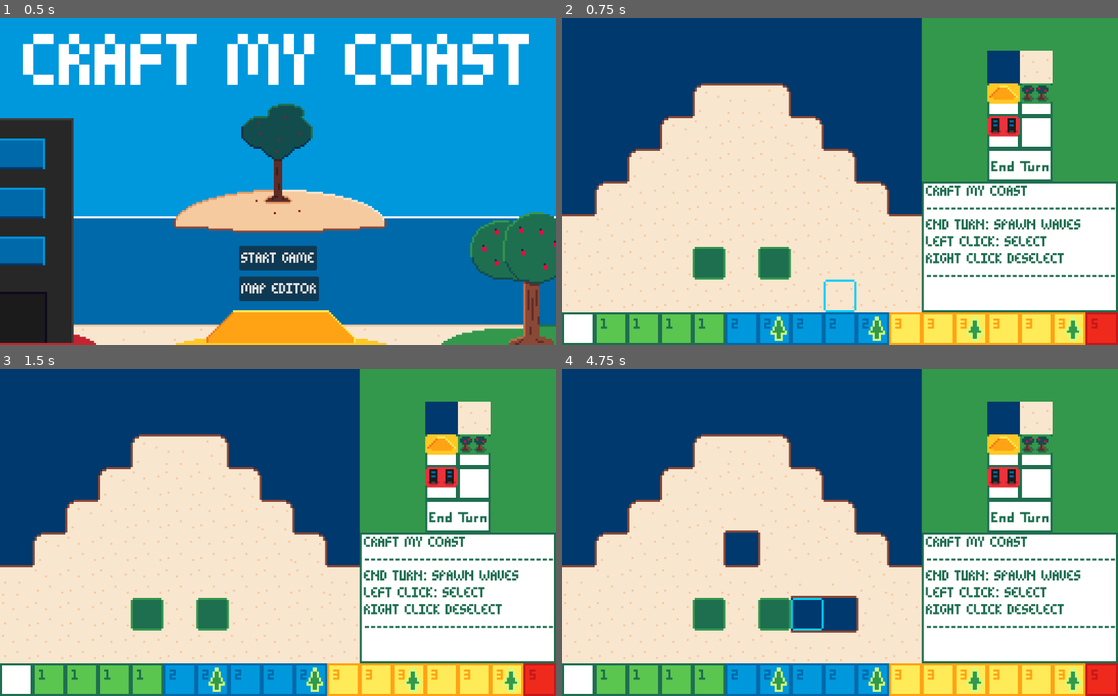
Above: before the commit, frames 1-4 (two rows, left to right).
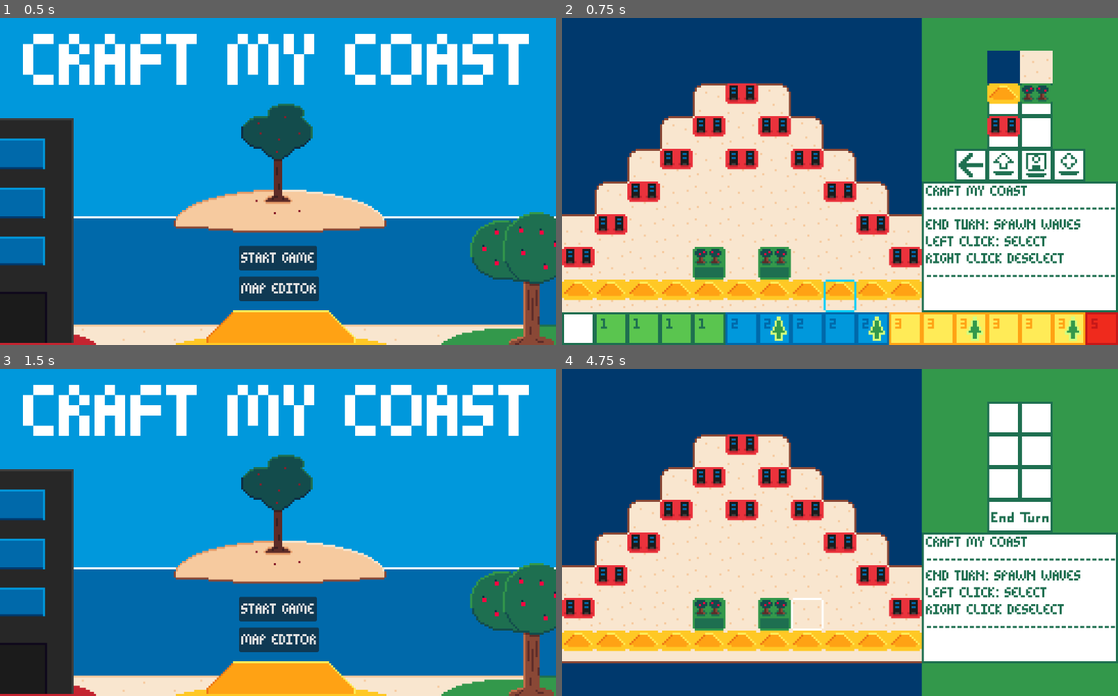
Above: after the commit, the same moments.

Repository: findeevy/CraftMyShore
Game: Godot game, scene res://main_menu.tscn
Same seed, same stepped clock (60 frames per second), same inputs: the game is played once before the commit and once after it.
Inputs (mouse positions are in pixels of both pictures, inside the frame that each line leads up to):
- Up to frame 1 (0.5 s): no input
- Up to frame 2 (0.75 s): click "MAP EDITOR" at 0.5 s
- Up to frame 3 (1.5 s): tap Enter at 1.25 s; move the mouse to (400, 516) at 1.27 s; click (400, 516) at 1.35 s
- Up to frame 4 (4.75 s): right-click (962, 516) at 1.55 s; click (840, 607) at 2 s, where only the run after the commit has a clickable "START GAME"; tap Space at 2.75, 4.25 s; move the mouse to (728, 548) at 2.77 s; right-click (728, 548) at 2.85 s; click (728, 548) at 3.05 s; tap Enter at 3.5 s; move the mouse to (895, 460) at 3.52 s; click (895, 460) at 3.6 s; right-click (895, 460) at 3.8 s; move the mouse to (812, 597) at 4.27 s; right-click (812, 597) at 4.35 s; click (812, 597) at 4.55 s

Frame 1 is identical in both runs. In frame 2, 10% of the frame differs, in the area x 0-95%, y 20-87%; in frame 3, 99%, in the area x 0-100%, y 0-100%; in frame 4, 24%.
Error before the commit: Invalid access of index '0' on a base object of type: 'Array'. (res://Scenes/Render.gd:114)

Commit message:
Added Saving and Loading

Diff:
--- /dev/null
+++ b/Scenes/FileDialog.gd
@@ -0,0 +1,23 @@
+extends FileDialog
+
+
+# Called when the node enters the scene tree for the first time.
+func _ready():
+	pass # Replace with function body.
+
+
+# Called every frame. 'delta' is the elapsed time since the previous frame.
+func _process(delta):
+	pass
+
+
+func _on_map_editor_save_map_file():
+	self.set_filters(PackedStringArray(["*.dat ; CMS Maps"]))
+	self.current_file="new_map"
+	self.visible = true;
+
+
+func _on_file_selected(path):
+	var f = FileAccess.open(path, FileAccess.WRITE)
+	f.seek(0)
+	f.store_string(Controller.export_string)
--- /dev/null
+++ b/Scenes/LoadDialog.gd
@@ -0,0 +1,13 @@
+extends FileDialog
+
+signal finalize_load
+
+func _on_map_editor_load_map_file():
+	self.set_filters(PackedStringArray(["*.dat ; CMS Maps"]))
+	self.current_file="new_map"
+	self.visible = true;
+
+
+func _on_file_selected(path):
+	Controller.loaded_file=path
+	finalize_load.emit()
--- a/Scenes/Render.gd
+++ b/Scenes/Render.gd
@@ -29,7 +29,6 @@
 		Controller.mouse_tile_hover = local_to_map(mouse_position)
 		if get_tree().current_scene.name == "map_editor":
 			render_inventory()
-			print("!")
 		else:
 			render_ap_crafter()
 
@@ -79,6 +78,10 @@
 	set_cell(4, Vector2i(Controller.ap_start_c, Controller.ap_start_r+1), 0,  Vector2i(0,3))
 	set_cell(4, Vector2i(Controller.ap_start_c+1, Controller.ap_start_r+1), 0,  Vector2i(0,1))
 	set_cell(4, Vector2i(Controller.ap_start_c, Controller.ap_start_r+2), 0,  Vector2i(0,2))
+	set_cell(4, Vector2i(Controller.ap_start_c-1, Controller.ap_start_r+3), 0,  Vector2i(0,27))
+	set_cell(4, Vector2i(Controller.ap_start_c, Controller.ap_start_r+3), 0,  Vector2i(2,15))
+	set_cell(4, Vector2i(Controller.ap_start_c+1, Controller.ap_start_r+3), 0,  Vector2i(2,14))
+	set_cell(4, Vector2i(Controller.ap_start_c+2, Controller.ap_start_r+3), 0,  Vector2i(2,16))
 
 func render_ap_crafter():
 	Controller.fill_ap_craft_indicator()
--- a/Scenes/map_editor.gd
+++ b/Scenes/map_editor.gd
@@ -2,6 +2,8 @@
 
 signal render_background
 signal render
+signal save_map_file
+signal load_map_file
 
 @onready var city_flooder = preload("res://city_animated_sprite.tscn")
 @onready var tree_flooder = preload("res://tree_animated_sprite.tscn")
@@ -15,6 +17,11 @@
 	pass
 
 func _input(event):
+	if Input.is_action_just_pressed("Right Click"):
+		if Controller.mouse_tile_position.y == Controller.board_height and Controller.mouse_tile_position.x <= Controller.tick_array.size():
+			Controller.tick_array[Controller.mouse_tile_position.x] = -1*(Controller.tick_array[Controller.mouse_tile_position.x])
+			render.emit()
+			render_background.emit()
 	if Input.is_action_just_pressed("Click"):
 		if Controller.mouse_tile_position.x < Controller.board_length and Controller.mouse_tile_position.y < Controller.board_height:
 			map_cycle()
@@ -29,6 +36,55 @@
 			Controller.selected_tile="t"
 		elif Controller.mouse_tile_position==Vector2i(Controller.ap_start_c+1,Controller.ap_start_r+1):
 			Controller.selected_tile="v"
+		elif Controller.mouse_tile_position==Vector2i(Controller.ap_start_c+2,Controller.ap_start_r+3):
+			for l in Controller.init_array:
+				l.fill(0)
+			for l in Controller.tile_array:
+				l.fill(0)
+			render.emit()
+			render_background.emit()
+		elif Controller.mouse_tile_position==Vector2i(Controller.ap_start_c-1,Controller.ap_start_r+3):
+			get_tree().change_scene_to_file("res://main_menu.tscn")
+		elif Controller.mouse_tile_position==Vector2i(Controller.ap_start_c+1,Controller.ap_start_r+3):
+			save_map()
+		elif Controller.mouse_tile_position==Vector2i(Controller.ap_start_c,Controller.ap_start_r+3):
+			load_map()
+		elif Controller.mouse_tile_position.y == Controller.board_height and Controller.mouse_tile_position.x <= Controller.tick_array.size():
+			Controller.tick_array[Controller.mouse_tile_position.x] = (Controller.tick_array[Controller.mouse_tile_position.x] + 1 ) % 6
+			print(Controller.tick_array[Controller.mouse_tile_position.x])
+			render.emit()
+			render_background.emit()
+
+func load_map():
+	load_map_file.emit()
+
+func save_map():
+	Controller.export_string=""
+	for i in Controller.init_array:
+		for j in i:
+			match j:
+					3:
+						Controller.export_string+="t"
+					2:
+						Controller.export_string+="c"
+					0:
+						Controller.export_string+="w"
+					4:
+						Controller.export_string+="v"
+					1:
+						Controller.export_string+="l"
+		Controller.export_string+=("\n")
+	Controller.export_string+=("gea: ")
+	for ki in Controller.tick_array.size():
+		var k = Controller.tick_array[ki]
+		if ki < Controller.tick_array.size()-1:
+			Controller.export_string+=str(k)+", "
+		else:
+			Controller.export_string+=str(k)
+	Controller.export_string+=("\n")
+	Controller.export_string+=Controller.pdf_string
+	save_map_file.emit()
+	print(Controller.export_string)
 
 func map_cycle():
 	match Controller.selected_tile:
@@ -52,38 +108,15 @@
 
 func load_array(file_name):
 	Controller.load_map(file_name)
+	Controller.water_array.resize(Controller.board_length)
+	Controller.water_array.fill(0)
+	Controller.wrs.resize(Controller.board_length)
+	Controller.wrs.fill([0,0])
 	Controller.ap_start_c = Controller.board_length + 2
-	process_game_tick()
 
-func process_game_tick():
-	if not Controller.game_ended:
-		Controller.mouse_step = 0
-		Controller.historical_game_states.append([Controller.tile_array.duplicate(true), Controller.wrs.duplicate(true), Controller.ap_craft_indicator.duplicate(true)])
-		Controller.tick_counter += 1
-		print("flooding %d%s" % [abs(Controller.tick_array[Controller.tick_counter]), ", try spawning plants" if Controller.tick_array[Controller.tick_counter] < 0 else ""])
-		Controller.ap = 6
-		for mov in Controller.cur_moves:
-			match mov[4]:
-				4:
-					Controller.trees_moved += 1
-				2:
-					Controller.cities_moved += 1
-				1:
-					Controller.terrain_moved += 1
-		Controller.cur_moves = []
-		for winfo in Controller.pending_broken_waters:
-			if winfo == null:
-				continue
-			Controller.tile_array[winfo[0]][winfo[1]] &= ~4
-			print("spawn anim")
-			var anim = tree_flooder.instantiate()
-			anim.position = Vector2i(winfo[1], winfo[0]) * Colors.TILE_SIZE
-			add_child(anim)
-		Controller.pending_broken_waters = []
-		Controller.ap_craft_indicator.fill(null)
-		if Controller.tick_counter == Controller.tick_array.size() - 1:
-			Controller.game_ended = true
-			Controller.historical_game_states.append([Controller.tile_array, Controller.wrs, Controller.ap_craft_indicator])
-			print("done; %d cities survived" % Controller.count_surviving_cities())
-	else:
-		print("done; %d cities survived" % Controller.count_surviving_cities())
+
+func _on_load_dialog_finalize_load():
+	load_array(Controller.loaded_file)
+	print("loaded file: "+Controller.loaded_file)
+	render.emit()
+	render_background.emit()
--- a/Scenes/map_editor.tscn
+++ b/Scenes/map_editor.tscn
@@ -8,6 +8,8 @@
 [ext_resource type="Script" path="res://Scenes/Selected.gd" id="6_ekiet"]
 [ext_resource type="Texture2D" uid="uid://vfoqd27fy31y" path="res://Textures/introBackground.png" id="7_uwm8e"]
 [ext_resource type="FontFile" uid="uid://bu8d81gwcxwus" path="res://Fonts/finPixel.ttf" id="8_r4jb6"]
+[ext_resource type="Script" path="res://Scenes/FileDialog.gd" id="11_vk7at"]
+[ext_resource type="Script" path="res://Scenes/LoadDialog.gd" id="12_mwqtl"]
 [ext_resource type="AudioStream" uid="uid://v3ed0igtt2wt" path="res://Audio/click.mp3" id="18_xysre"]
 [ext_resource type="Script" path="res://Scenes/clickSound.gd" id="19_6ckpd"]
 
@@ -85,6 +87,7 @@
 2:14/0 = 0
 2:15/0 = 0
 2:16/0 = 0
+0:27/0 = 0
 
 [sub_resource type="TileSet" id="TileSet_ylqfh"]
 tile_size = Vector2i(64, 64)
@@ -166,7 +169,26 @@
 volume_db = 6.559
 script = ExtResource("19_6ckpd")
 
+[node name="FileDialog" type="FileDialog" parent="."]
+size = Vector2i(400, 350)
+popup_window = true
+dialog_hide_on_ok = true
+filters = PackedStringArray("")
+script = ExtResource("11_vk7at")
+
+[node name="LoadDialog" type="FileDialog" parent="."]
+title = "Open a File"
+size = Vector2i(500, 500)
+ok_button_text = "Open"
+file_mode = 0
+script = ExtResource("12_mwqtl")
+
+[connection signal="load_map_file" from="." to="LoadDialog" method="_on_map_editor_load_map_file"]
 [connection signal="render" from="." to="TileMap" method="_on_game_board_render"]
 [connection signal="render" from="." to="TileMap2" method="_on_game_board_render"]
 [connection signal="render" from="." to="TileMap3" method="_on_game_board_render"]
 [connection signal="render_background" from="." to="TileMap" method="_on_game_board_render_background"]
+[connection signal="save_map_file" from="." to="FileDialog" method="_on_map_editor_save_map_file"]
+[connection signal="file_selected" from="FileDialog" to="FileDialog" method="_on_file_selected"]
+[connection signal="file_selected" from="LoadDialog" to="LoadDialog" method="_on_file_selected"]
+[connection signal="finalize_load" from="LoadDialog" to="." method="_on_load_dialog_finalize_load"]
--- a/controller.gd
+++ b/controller.gd
@@ -5,6 +5,10 @@
 
 var pdf = null
 var pdf_sum = 0
+var pdf_string="pdf: 1, 2, 3, 4, 5, 6, 5, 4, 3, 2, 1"
+
+var export_string = ""
+var loaded_file = ""
 
 var astar_grid = AStarGrid2D.new()
 var pathfind_update_flag = 0
@@ -282,7 +286,12 @@
 		pathfind_update_flag = 0
 
 func load_map(file_name):
-	var f = FileAccess.open("res://" + file_name, FileAccess.READ)
+	var f = null
+	if(file_name.contains("res://")):
+		f = FileAccess.open(file_name, FileAccess.READ)
+	else:
+		f = FileAccess.open("res://" + file_name, FileAccess.READ)
+	print(f.get_as_text())
 	while f.get_position() < f.get_length():
 		var l = f.get_line()
 		if l.length() > 4 and l.substr(0, 4) == "pdf:":
Not shown: 1 places in Scenes/map_editor.tscn that only renumber resources
Binary file changed: Textures/blockSheet.png
Not shown, changed: .gitignore
Not shown, added: Maps/new_map wompdat
Not shown, added: Maps/new_mapdat
